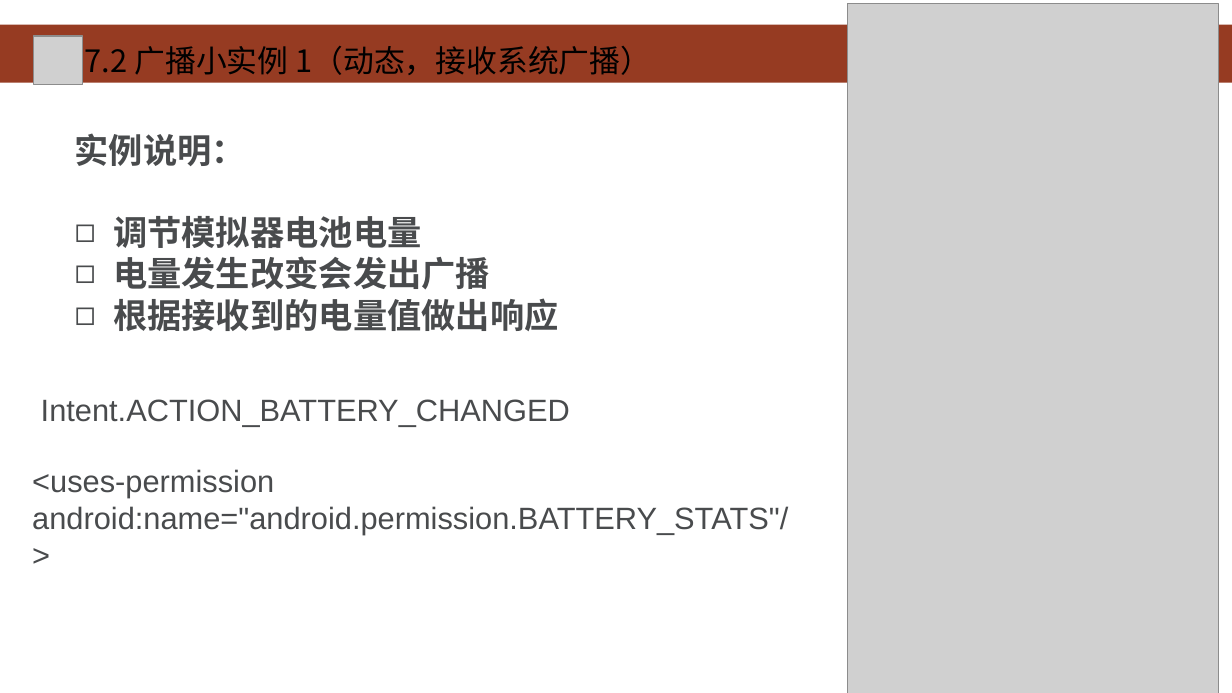
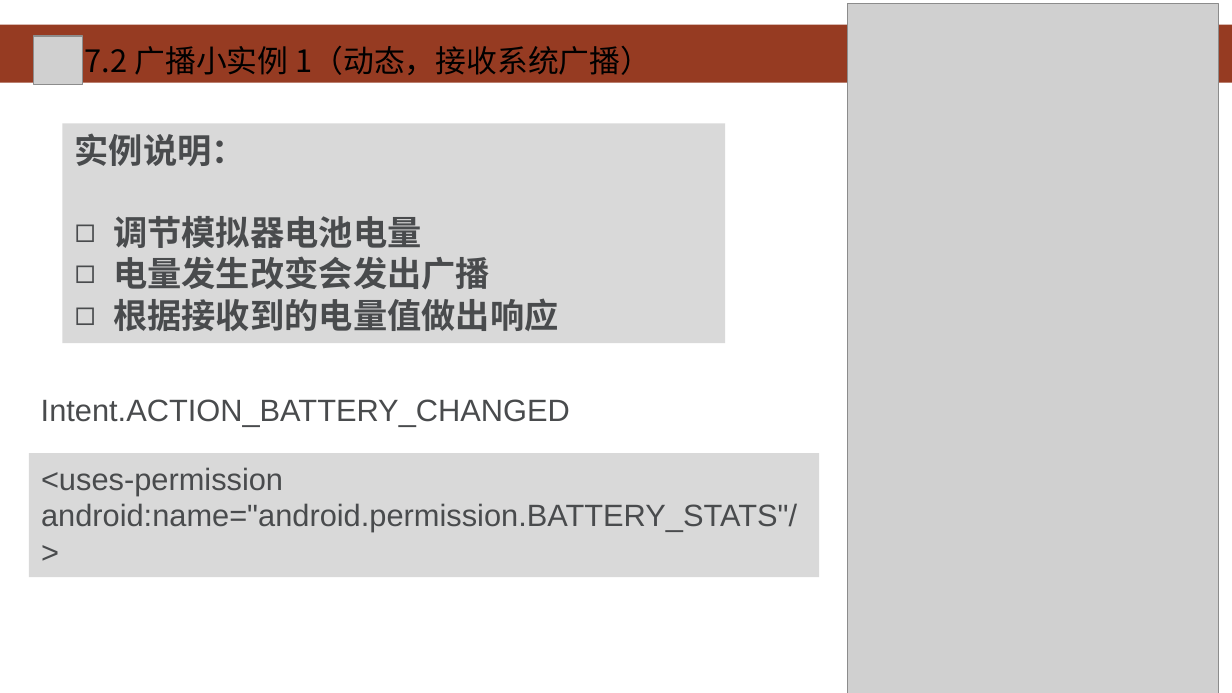
Before and after one commit to HBU/Android-PPT, a slide deck: slide 17 of 07.0 -- 广播 ------- 第07章.pptx. Drawn at 1232x693 pixels with LibreOffice and Linux fonts; fonts in the diff are those of the drawing; grey boxes stand for pictures; background and template pictures are left out. Boxes give left, top, right and bottom in pixels: in the first picture for what was removed or moved away, otherwise in the second. Text is boxed around its words. In the diff, an @@ line names an element or a change of style, - is before the commit and + after.

```diff
--- a/07.0 -- 广播 ------- 第07章.pptx
+++ b/07.0 -- 广播 ------- 第07章.pptx
@@ rectangle "实例说明：": place and size @@
-rectangle "实例说明：" at (75, 133, 559, 331)
+rectangle "实例说明：" at (63, 123, 726, 342)
@@ rectangle "实例说明：" at (63, 123, 726, 342): fill none to #D9D9D9 @@
@@ rectangle "<uses-permission android:name="android.permission.BATTERY_ST ..." at (28, 453, 818, 578): fill none to #D9D9D9 @@
@@ rectangle "<uses-permission android:name="android.permission.BATTERY_ST ...": place and size @@
-rectangle "<uses-permission android:name="android.permission.BATTERY_ST ..." at (32, 469, 788, 535)
+rectangle "<uses-permission android:name="android.permission.BATTERY_ST ..." at (28, 453, 818, 578)
```
Also in this commit, not shown: 15 other slides changed.
